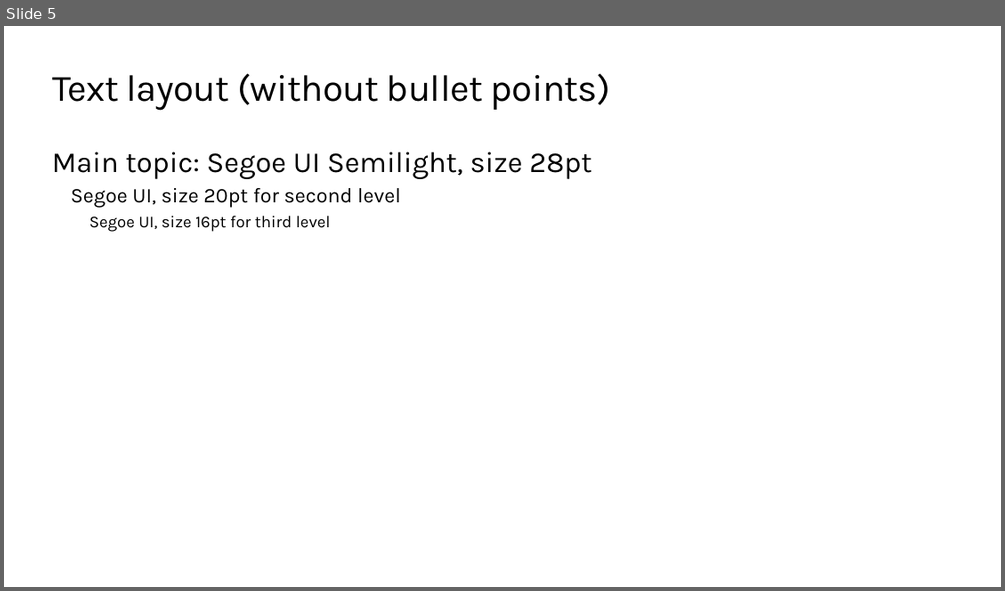
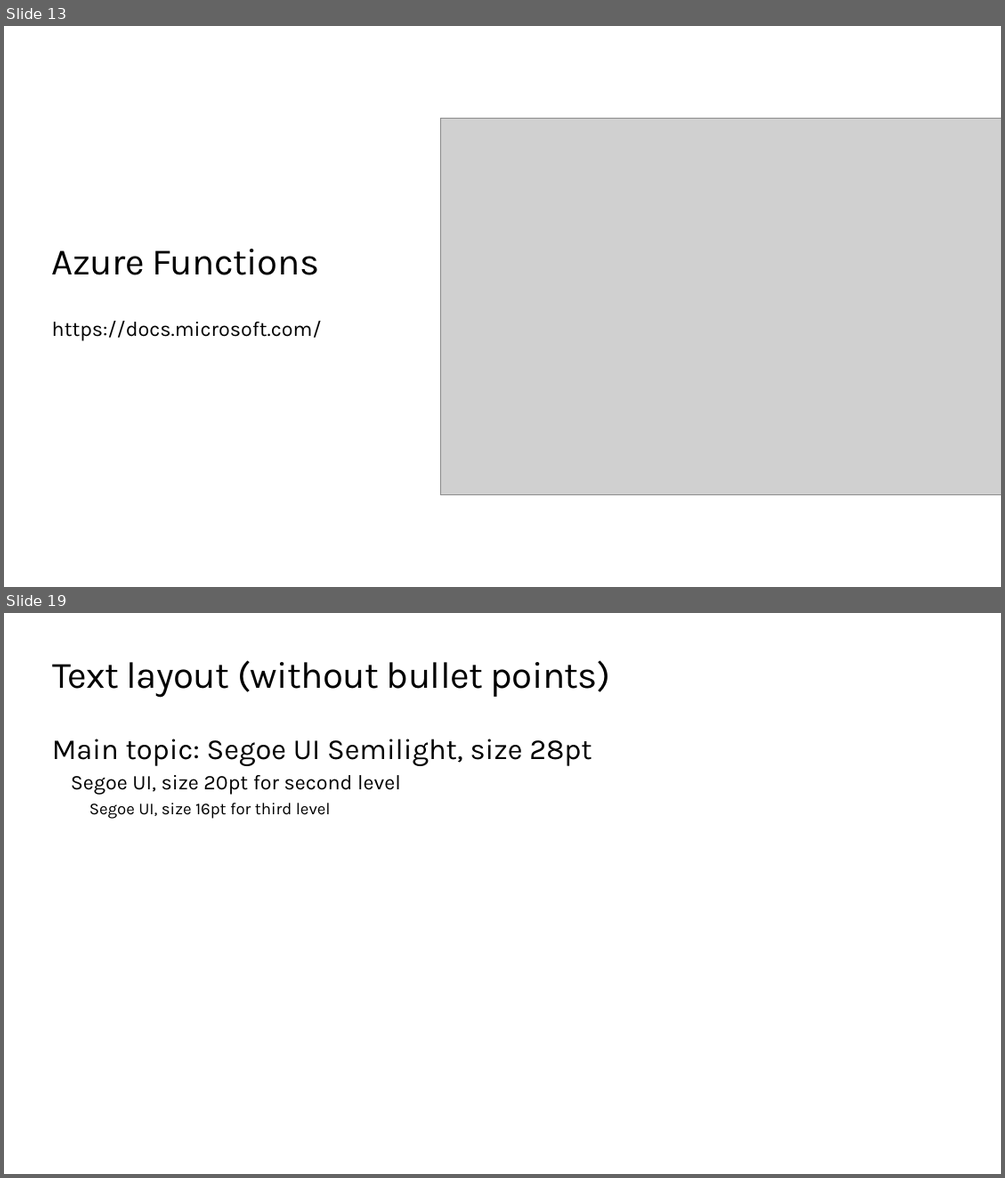
Before and after one commit to skalahonza/VACD2020, a slide deck: slides/Presentation.pptx. Shown one above the other, each under a label of ours: slide 5 before the commit, slides 13 and 19 after it; the slides between them are not shown. The pictures are 1005x591 and 1005x1178 pixels, drawn with LibreOffice and Linux fonts; fonts in the diff are those of the drawing; grey boxes stand for pictures; background and template pictures are left out. Boxes give left, top, right and bottom in pixels: in the first picture for what was removed or moved away, otherwise in the second. Text is boxed around its words. In the diff, an @@ line names an element or a change of style, - is before the commit and + after.

```diff
--- a/slides/Presentation.pptx
+++ b/slides/Presentation.pptx
@@ slide 13 added at [4, 26, 1001, 587], background #FFFFFF @@
@@ picture added at [440, 118, 1001, 495] @@
@@ title added at [52, 248, 319, 275], 36 pt, text #000000 @@
+Azure Functions
@@ text added at [52, 321, 322, 340], 20 pt, text #000000 @@
+https://docs.microsoft.com/
@@ what was slide 5 is now slide 19 @@
```
Also in this commit, not shown: 1 slide changed, 16 other slides added, 5 slides removed, 20 other files.
